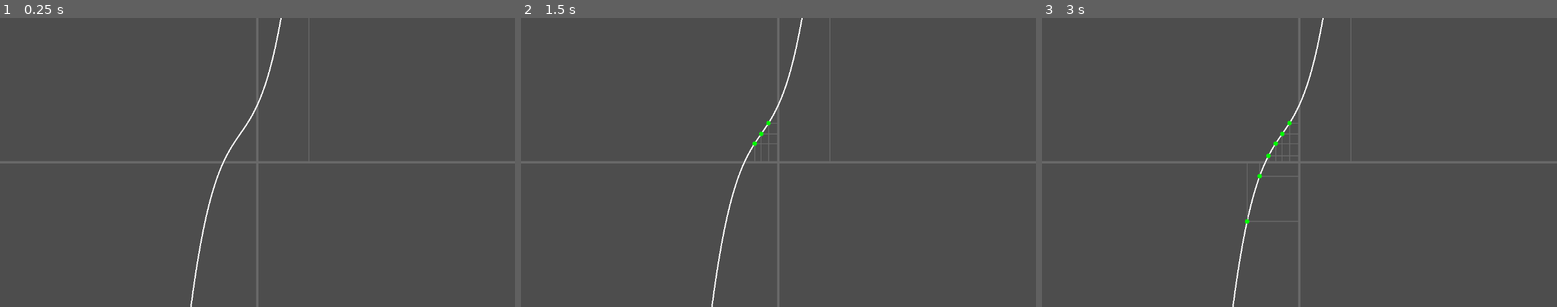
Above: before the commit, frames 1-3 (left to right).
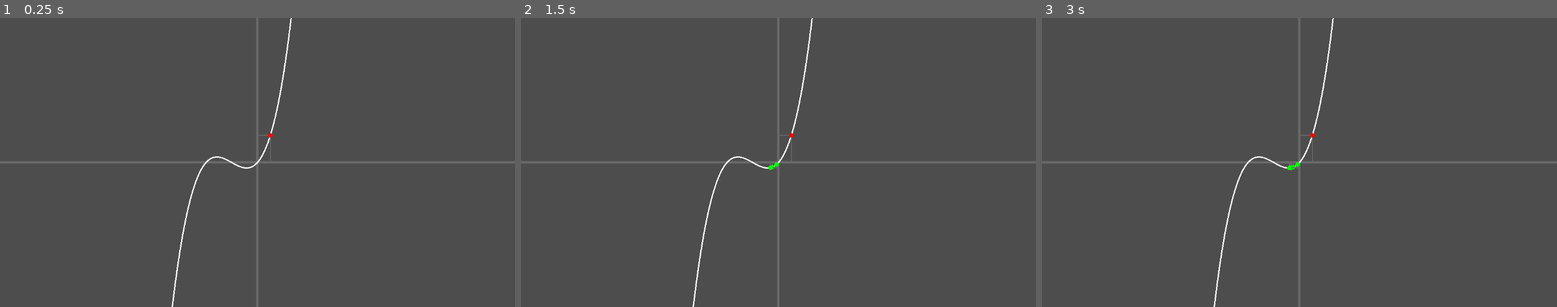
Above: after the commit, the same moments.

Repository: mjXmsdgh/game_gallery
Game: Godot game, scene res://2_game_scene/min_search/main.tscn
The game is run twice, just before and just after one commit, with the same random seed, the same clock (stepped at 60 frames per second) and the same inputs. This scene is started directly instead of the project's main scene.
Inputs:
- Up to frame 1 (0.25 s): no input
- Up to frame 2 (1.5 s): tap Enter at 0.5 s; hold Right (ui_right) 0.53-1.28 s; tap Space (key_space) at 0.6, 1.25, 1.35 s; hold Down (ui_down) from 1.28 s (still down)
- Up to frame 3 (3 s): tap Enter at 2 s; release Down (ui_down) at 2.03 s; hold Right (ui_right) 2.03-2.78 s; tap Space (key_space) at 2.1, 2.75, 2.85 s; hold Up (ui_up) from 2.78 s (still down)

The runs differ from the first frame. In frame 1, 0.8% of the frame differs, in the area x 33-61%, y 0-100%; in frame 2, 0.9%; in frame 3, 1.0%.

Commit message:
get answer

Diff:
--- a/2_game_scene/min_search/script/CalculationNode.gd
+++ b/2_game_scene/min_search/script/CalculationNode.gd
@@ -3,7 +3,7 @@
 # 最急降下法の計算を担当するノード
 
 # 計算開始地点
-var starting_x: float = 2.0  # 計算開始時のx座標 (デフォルト値: 2.0)
+var starting_x: float = 0.5  # 計算開始時のx座標 (デフォルト値: 2.0)
 var current_x: float = starting_x  # 現在のx座標
 var current_y: float = 0.0  # 現在のy座標 (初期値は開始地点のy座標)
 
--- a/2_game_scene/min_search/script/PolyFunctionNode.gd
+++ b/2_game_scene/min_search/script/PolyFunctionNode.gd
@@ -2,9 +2,9 @@
 
 
 var a: float=1.0
-var b: float=2.0
-var c: float=3.9
-var d: float=4.0
+var b: float=3.0
+var c: float=2.0
+var d: float=0.0
 
 
 # Called when the node enters the scene tree for the first time.
--- a/2_game_scene/min_search/script/main.gd
+++ b/2_game_scene/min_search/script/main.gd
@@ -23,7 +23,8 @@
 	if event is InputEventKey:  # eventがInputEventKeyのときのみ処理する
 		if event.is_pressed() and event.keycode == KEY_SPACE: #スペースキーが押されているか確認
 			if calculation_node:
-				calculation_node.step_forward()
+				var value=calculation_node.step_forward()
+				print(value)
 
 # Called every frame. 'delta' is the elapsed time since the previous frame.
 func _process(delta: float) -> void:
